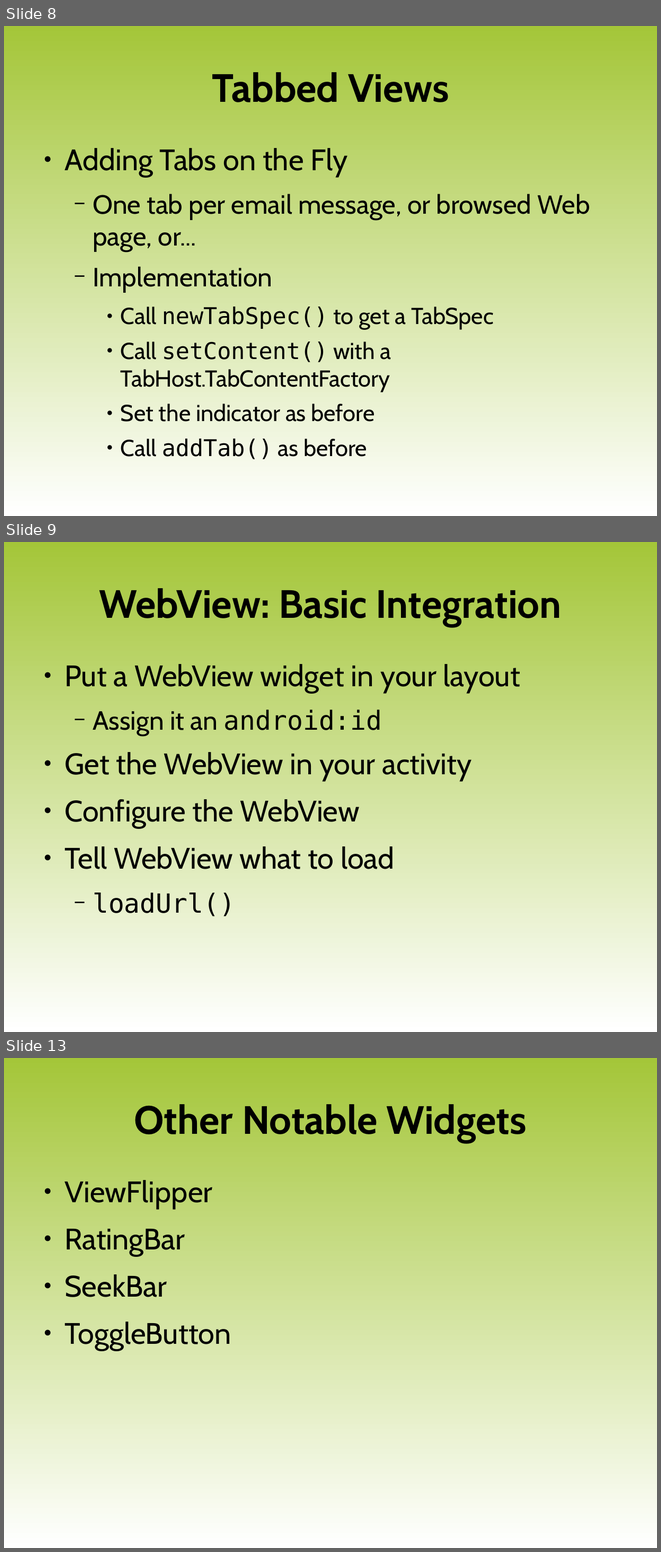
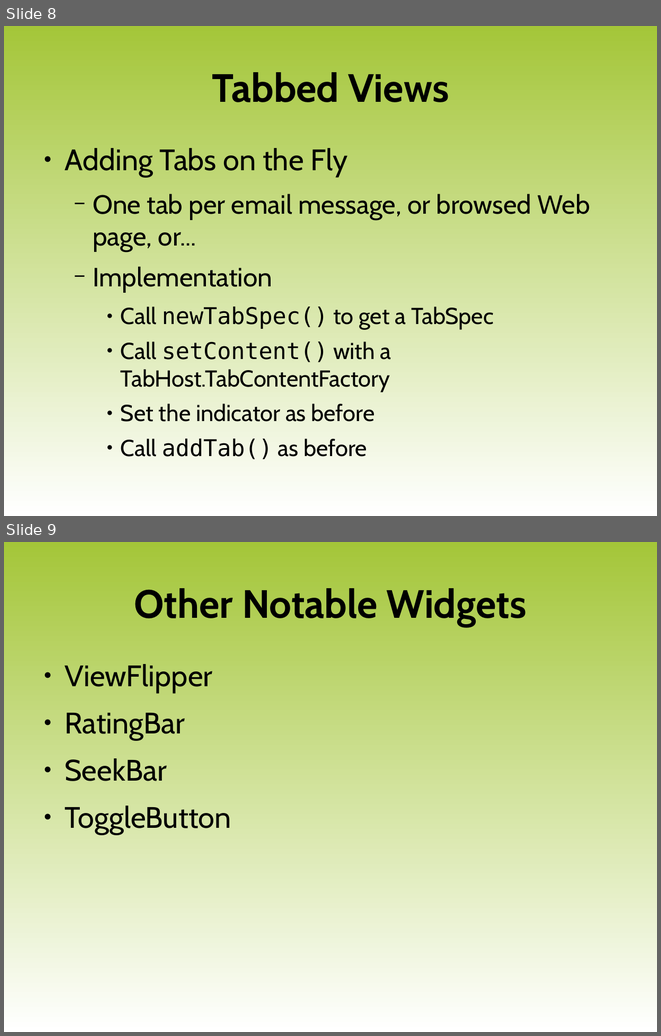
Before and after one commit to luigi-agosti/cw-courseware, a slide deck: 05-MoreWidgets.odp. Shown one above the other, each under a label of ours: slides 8, 9 and 13 before the commit, slides 8 and 9 after it; the slides between them are not shown. The pictures are 661x1552 and 661x1036 pixels, drawn with LibreOffice and Linux fonts; fonts in the diff are those of the drawing; background and template pictures are left out. Boxes give left, top, right and bottom in pixels: in the first picture for what was removed or moved away, otherwise in the second. Text is boxed around its words. In the diff, an @@ line names an element or a change of style, - is before the commit and + after.

Commit message:
removed extraneous WebView slides

```diff
--- a/05-MoreWidgets.odp
+++ b/05-MoreWidgets.odp
@@ slide 9 removed at (x1=4, y1=542, x2=657, y2=1032), background gradient #A4C639 to #FFFFFF @@
@@ title removed at (x1=99, y1=588, x2=562, y2=627) @@
-WebView: Basic Integration
@@ text removed at (x1=64, y1=664, x2=520, y2=916) @@
-● Put a WebView widget in your layout
-  − Assign it an android:id
-● Get the WebView in your activity
-● Configure the WebView
-● Tell WebView what to load
-  − loadUrl()
@@ what was slide 13 is now slide 9 @@
```
Also in this commit, not shown: 3 other slides removed.
